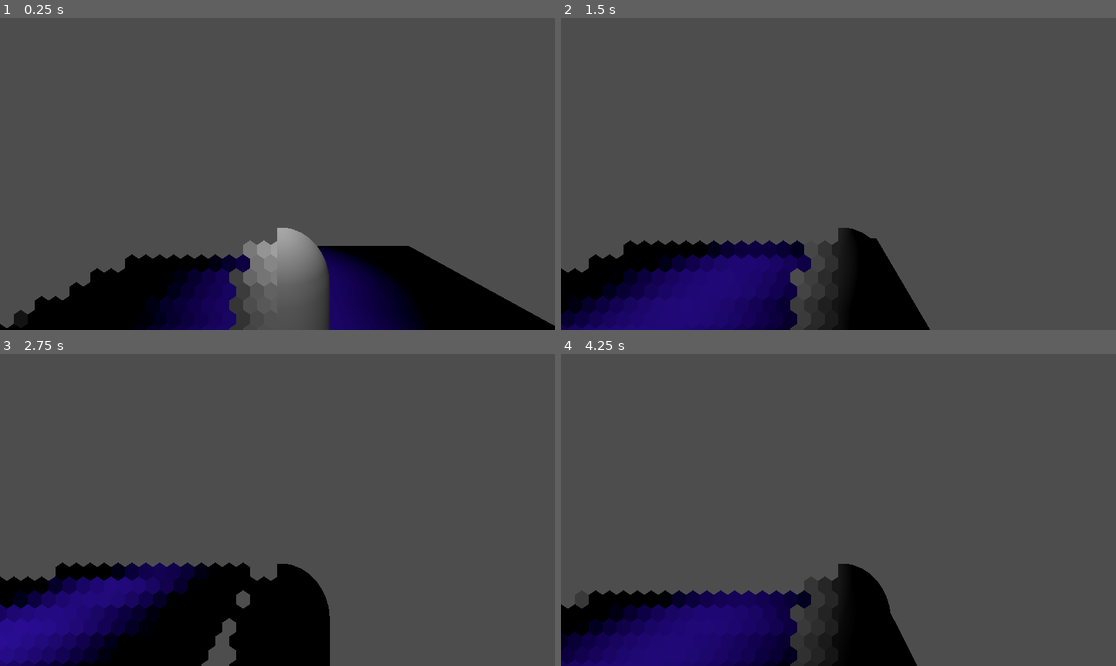
Above: before the commit, frames 1-4 (two rows, left to right).
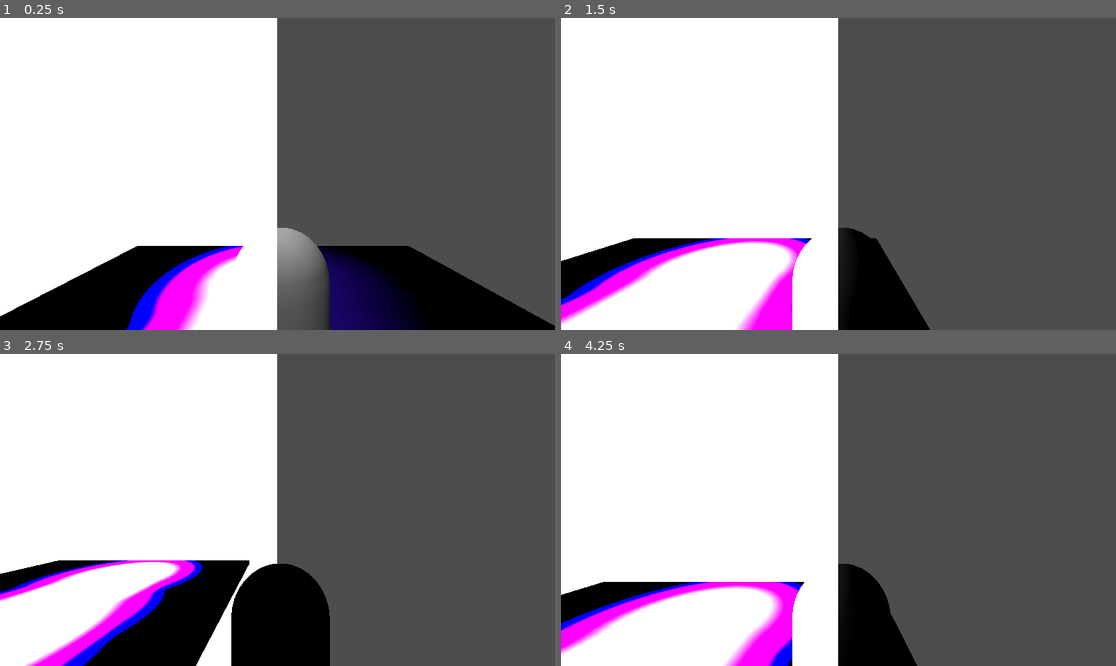
Above: after the commit, the same moments.

Repository: SCRIPTERBLOX/PaintingShaderTest
Game: Godot game, scene res://main.tscn
Same seed, same stepped clock (60 frames per second), same inputs: the game is played once before the commit and once after it.
Inputs:
- Up to frame 1 (0.25 s): no input
- Up to frame 2 (1.5 s): tap Enter at 0.5 s; hold Right (ui_right) 0.53-1.28 s; hold Down (ui_down) from 1.28 s (still down)
- Up to frame 3 (2.75 s): release Down (ui_down) at 2.03 s; hold Right (ui_right) from 2.03 s (still down)
- Up to frame 4 (4.25 s): release Right (ui_right) at 2.78 s; hold Up (ui_up) 2.78-3.53 s; hold Left (ui_left) from 3.53 s (still down)

The runs differ from the first frame. In frame 1, 46% of the frame differs, in the area x 0-50%, y 0-100%; in frame 2, 49%; in frame 3, 43%; in frame 4, 49%.

Commit message:
Averaging the color has a cool result

Diff:
--- a/painting_look.gdshader
+++ b/painting_look.gdshader
@@ -1,33 +1,39 @@
 shader_type canvas_item;
 
-uniform vec2 size = vec2(12.0, 12.0);
-// If you intend to read from mipmaps with `textureLod()` LOD values greater than `0.0`,
-// use `filter_nearest_mipmap` instead. This shader doesn't require it.
 uniform sampler2D screen_texture : hint_screen_texture, repeat_disable, filter_nearest;
+uniform sampler2D shape_mask : repeat_disable, filter_linear;
+uniform int diagonal_square_radius = 0;
+
+vec4 get_pixel_color(vec2 uv) {return textureLod(screen_texture, uv, 0.0);}
+float randf (vec2 st) {return fract(sin(dot(st.xy, vec2(12.9898,78.233)))*43758.5453123);}
 
 void fragment() {
-	if (SCREEN_UV.x < 0.5) {
-        vec2 norm_size = vec2(20, 20) * SCREEN_PIXEL_SIZE;
-        bool less_than_half = mod(SCREEN_UV.y / 2.0, norm_size.y) / norm_size.y < 0.5;
-        vec2 uv = SCREEN_UV + vec2(norm_size.x * 0.5 * float(less_than_half), 0.0);
-        vec2 center_uv = floor(uv / norm_size) * norm_size;
-        vec2 norm_uv = mod(uv, norm_size) / norm_size;
-        center_uv += mix(vec2(0.0, 0.0),
-                         mix(mix(vec2(norm_size.x, -norm_size.y),
-                                 vec2(0.0, -norm_size.y),
-                                 float(norm_uv.x < 0.5)),
-                             mix(vec2(0.0, -norm_size.y),
-                                 vec2(-norm_size.x, -norm_size.y),
-                                 float(norm_uv.x < 0.5)),
-                             float(less_than_half)),
-                         float(norm_uv.y < 0.3333333) * float(norm_uv.y / 0.3333333 < (abs(norm_uv.x - 0.5) * 2.0)));
+	if (SCREEN_UV.r < 0.5) { // Pixel is inside the shape (white area)
+		vec4 this_color = get_pixel_color(SCREEN_UV);
 
-        COLOR = textureLod(screen_texture, center_uv, 0.0);
-	} else {
-		COLOR = textureLod(screen_texture, SCREEN_UV, 1);
-	}
+		vec4[] colors = {this_color};
+
+		vec2 start_pos = SCREEN_UV - vec2(float(-diagonal_square_radius), float(-diagonal_square_radius));
+
+		for (int x = 0; x < diagonal_square_radius*2; x++) {
+			for (int y = 0; y < diagonal_square_radius*2; y++) {
+				vec2 pixel_position = vec2(float(x), float(y));
+				vec4 col = get_pixel_color(pixel_position);
+
+				float col_r = col.r;
+				float col_g = col.g;
+				float col_b = col.b;
+
+				vec4 total_col;
+
+				for (int i = 0; i < colors.length(); i++) {
+					total_col += colors[i];
+				}
+
+				vec4 average_col = vec4(total_col.r / float(colors.length()), total_col.g / float(colors.length()), total_col.b / float(colors.length()), 1);
+
+				COLOR = average_col;
+			}
+		}
+	} else {COLOR = get_pixel_color(SCREEN_UV); /* Left side */}
 }
-//void light() {
-//	// Called for every pixel for every light affecting the CanvasItem.
-//	// Uncomment to replace the default light processing function with this one.
-//}
